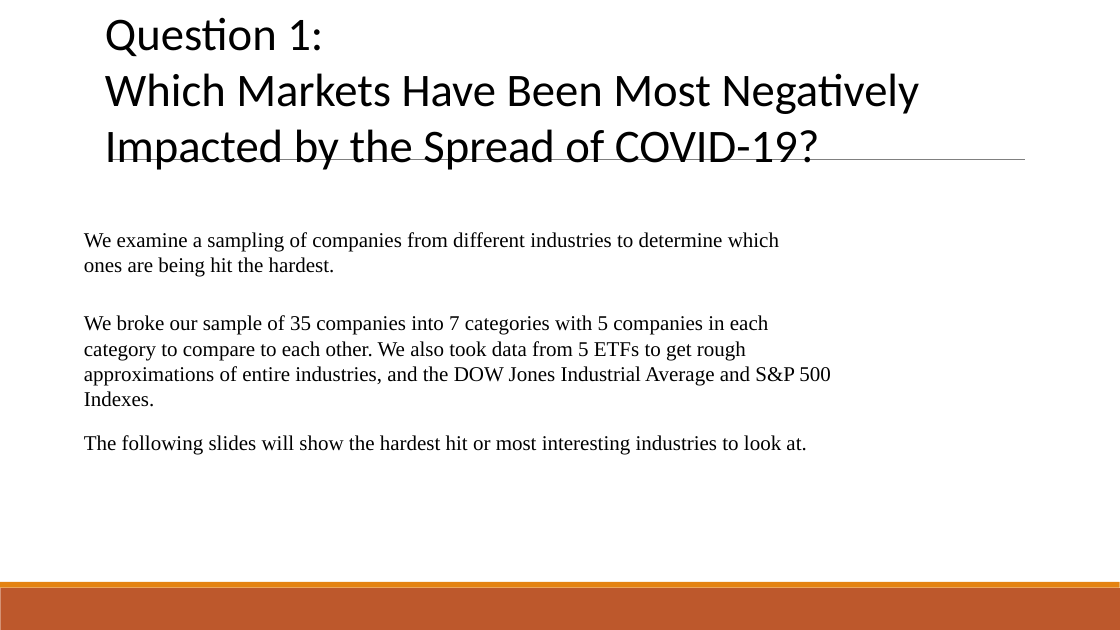
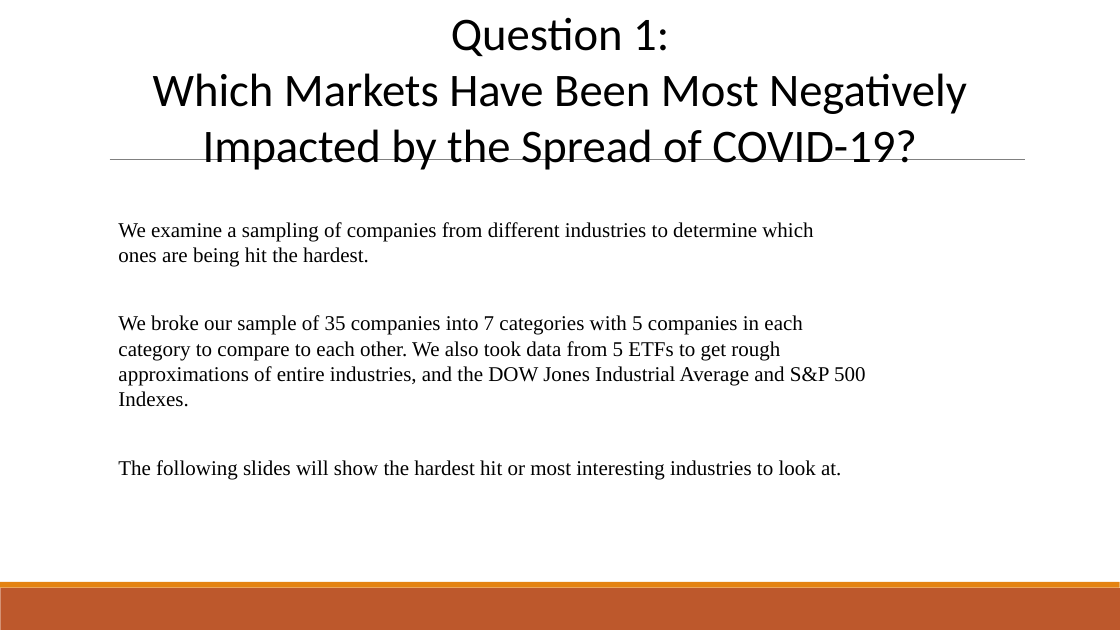
Before and after one commit to Sal-r/Corona-Virus-Vs-Stock-Market, a slide deck: slide 2 of Final/Presentations/COVID-19 Stock Presentation.pptx. Drawn at 1120x630 pixels with LibreOffice and Linux fonts; fonts in the diff are those of the drawing; background and template pictures are left out. Boxes give left, top, right and bottom in pixels: in the first picture for what was removed or moved away, otherwise in the second. Text is boxed around its words. In the diff, an @@ line names an element or a change of style, - is before the commit and + after.

```diff
--- a/Final/Presentations/COVID-19 Stock Presentation.pptx
+++ b/Final/Presentations/COVID-19 Stock Presentation.pptx
@@ text "Question 1:": place and size @@
-text "Question 1:" at (105,17,920,170)
+text "Question 1:" at (153,17,967,170)
@@ text at (451,17,669,57): alignment left to centre @@
@@ text at (153,73,967,170): text changed @@
-Which Markets Have Been Most Negatively Impacted by the Spread of COVID-19?
+Which Markets Have Been Most Negatively
+Impacted by the Spread of COVID-19?
@@ text "We examine a sampling of ...": place and size @@
-text "We examine a sampling of ..." at (84,232,779,277)
+text "We examine a sampling of ..." at (118,222,813,267)
@@ text "We broke our sample of ...": place and size @@
-text "We broke our sample of ..." at (84,315,830,407)
+text "We broke our sample of ..." at (118,315,865,407)
@@ text "The following slides will show ...": place and size @@
-text "The following slides will show ..." at (84,435,806,455)
+text "The following slides will show ..." at (118,460,841,480)
```
Also in this commit, not shown: 7 slides added, 3 slides removed, 11 other files.
